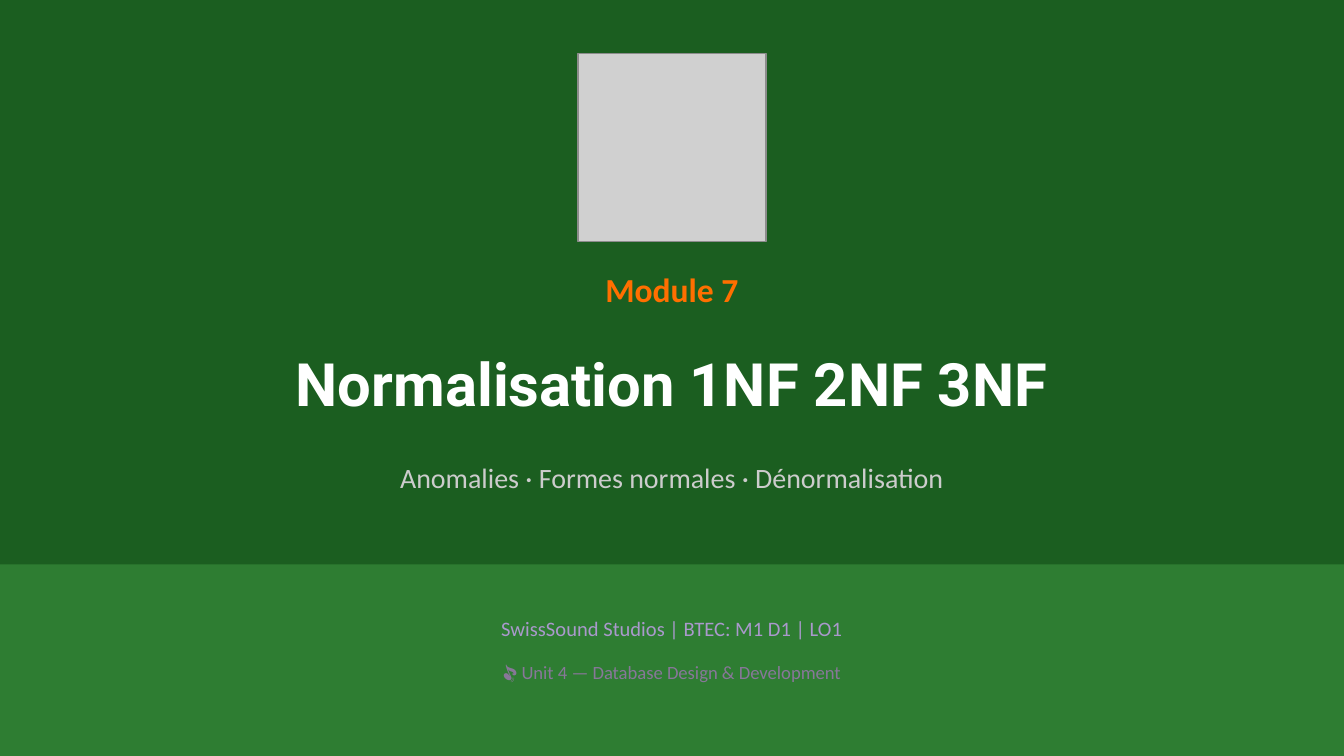
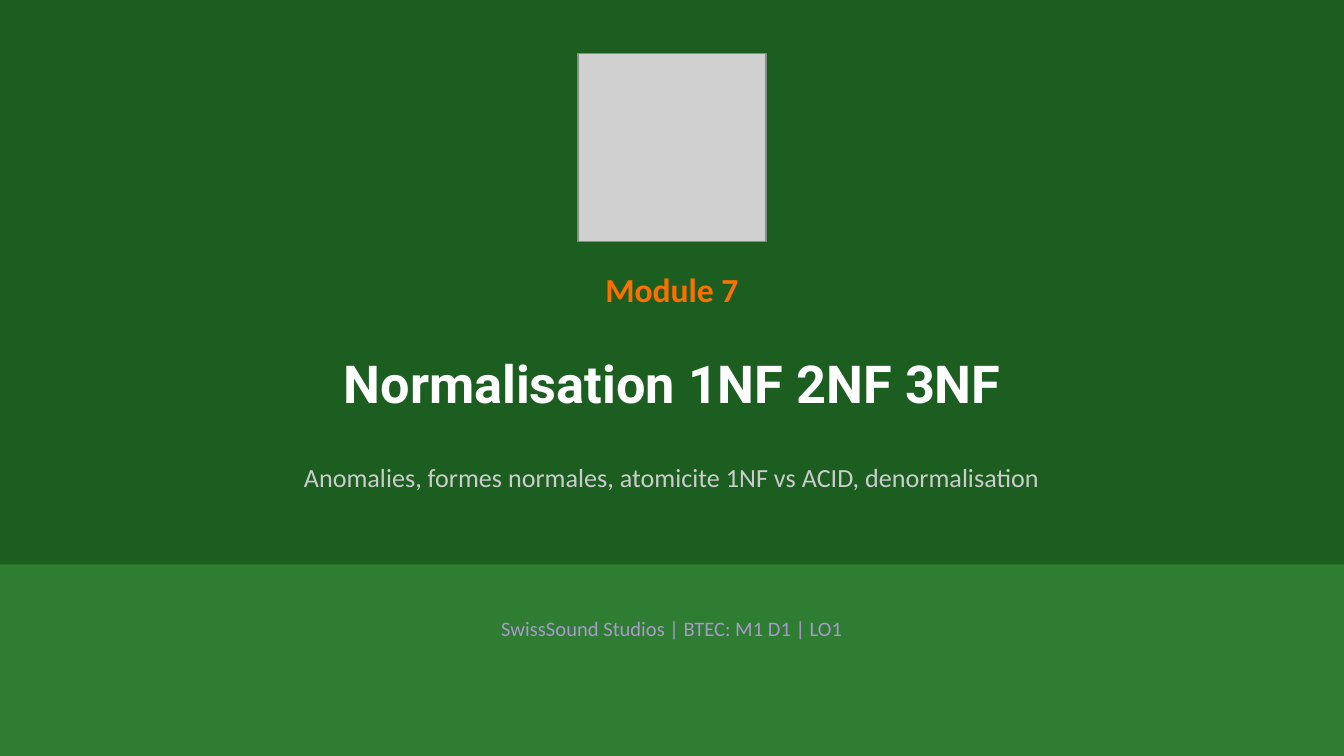
Before and after one commit to mbiTati/unit4_gamifie, a slide deck: slide 1 of pptx/Module07_Normalisation_1NF_2NF_3NF.pptx. Drawn at 1344x756 pixels with LibreOffice and Linux fonts; fonts in the diff are those of the drawing; grey boxes stand for pictures. Boxes give left, top, right and bottom in pixels: in the first picture for what was removed or moved away, otherwise in the second. Text is boxed around its words. In the diff, an @@ line names an element or a change of style, - is before the commit and + after.

```diff
--- a/pptx/Module07_Normalisation_1NF_2NF_3NF.pptx
+++ b/pptx/Module07_Normalisation_1NF_2NF_3NF.pptx
@@ text "Normalisation 1NF 2NF 3NF" at box(344, 363, 1001, 404): size 32 to 28 pt @@
@@ text at box(304, 469, 1039, 490): text changed; size 15 to 14 pt @@
-Anomalies · Formes normales · Dénormalisation
+Anomalies, formes normales, atomicite 1NF vs ACID, denormalisation
@@ text removed at box(522, 666, 841, 682) @@
-🎵 Unit 4 — Database Design & Development
```
Also in this commit, not shown: 5 other slides changed, 4 slides added, 3 slides removed, 6 other files.
